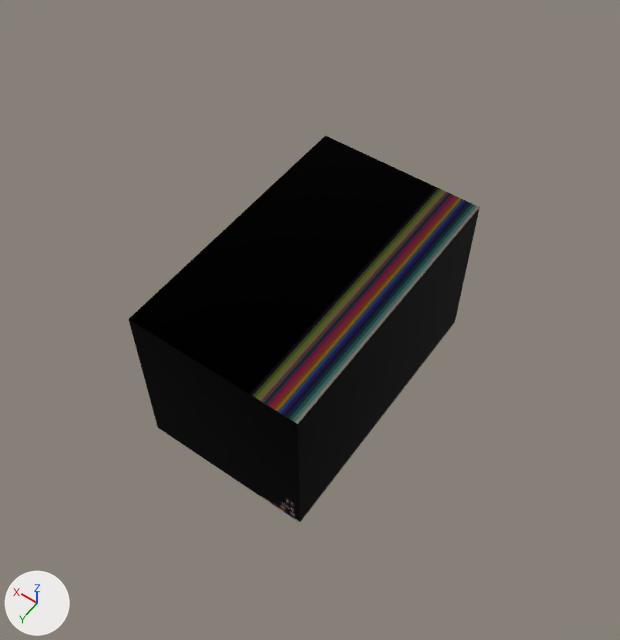
Two versions of the Blender file Assets/__________Models/waterplane low 1.blend, one commit apart.
Both versions are drawn from a camera (50 mm lens) standing at (-336.0, 312.0, 747.0) and looking at (3.0, -163.0, 1.0). The axes (+X, +Y, +Z) are drawn at lower left. The lights are the same throughout. The same objects are shown in both versions, whatever each file hides.

Names of what the first picture shows: 'water low 1.001'.
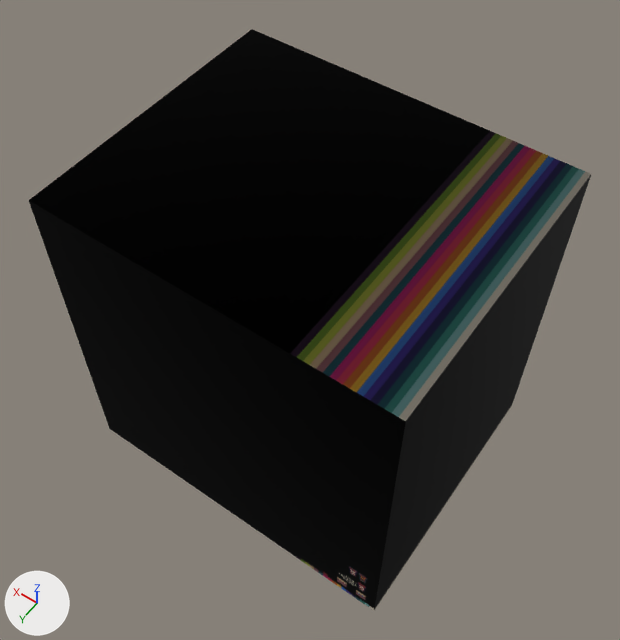
Changed parts and their boxes (x1, y1, x2, y2) in the pictures (620 x 640 px):
'water low 1.001', reshaped (60% wider, 50% taller): before (129, 136, 480, 523); after (29, 29, 591, 611)

Patch to the scene script:
```diff
--- a/Assets/__________Models/waterplane low 1.blend.py
+++ b/Assets/__________Models/waterplane low 1.blend.py
@@ me_cube_001 @@
 # used by ob_water_low_1_001; location = (0.0, 0.0, 0.0)
-me_cube_001.from_pydata(...)  # 74 vertices, 72 faces; spans x -100.0..100.0, y -329.0..0.0, z -100.0..100.0
+me_cube_001.from_pydata(...)  # 82 vertices, 80 faces; spans x -200.0..200.0, y -329.0..0.0, z -200.0..200.0
+# me_cube_001 part 1
+# 16 vertices are removed from x -100.0..100.0, y -329.0..0.0, z -100.0..100.0
+# 36 faces are deleted
+# 8 vertices move from x -6.0..6.0, y 0.0, z -6.0..6.0 to x -3.0..3.0, y 0.0, z -3.0..3.0
+# 16 vertices are added at x -200.0..200.0, y -329.0..0.0, z -200.0..200.0
+# 8 new vertices lie (0.0, 329.0, 0.0) away from vertices in x -200.0..200.0, y -329.0, z -200.0..200.0
+# 44 new faces join them
 me_cube_001.materials.append(mat_texture)
```
